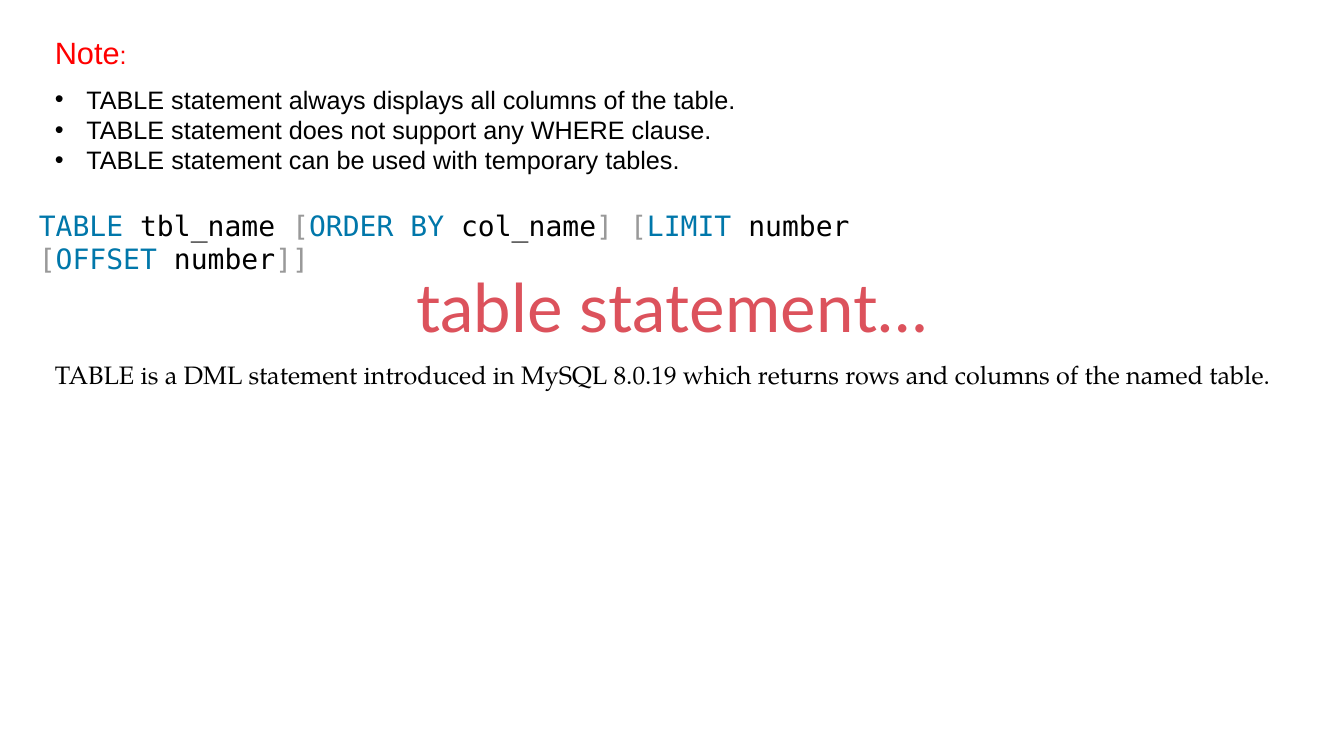
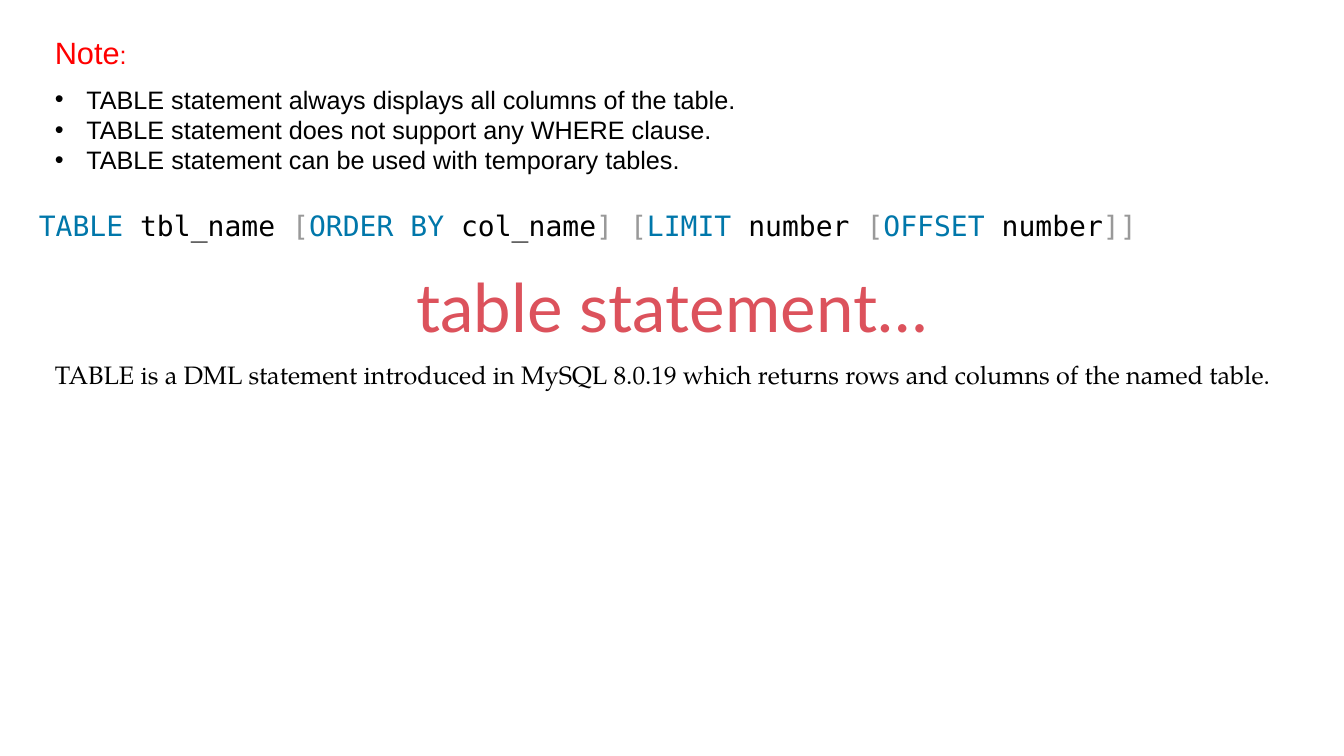
Before and after one commit to sonalikhedkar/Cdac_study, a slide deck: slide 123 of database/IET MySQL PPT Ver9.pptx. Drawn at 1344x756 pixels with LibreOffice and Linux fonts; fonts in the diff are those of the drawing. Boxes give left, top, right and bottom in pixels: in the first picture for what was removed or moved away, otherwise in the second. Text is boxed around its words. In the diff, an @@ line names an element or a change of style, - is before the commit and + after.

```diff
--- a/database/IET MySQL PPT Ver9.pptx
+++ b/database/IET MySQL PPT Ver9.pptx
@@ text "TABLE tbl_name [ORDER BY col_name] ..." rewrapped from (39,214,849,273) to (39,214,1137,242) @@
```
Also in this commit, not shown: 8 other slides changed, 56 slides added, 2 other files.
